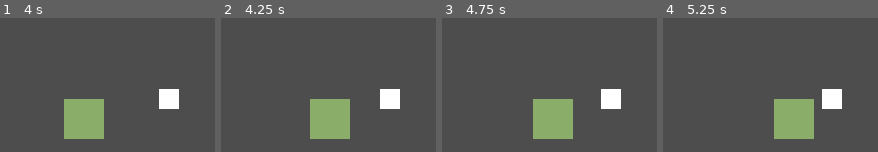
Above: before the commit, frames 1-4 (left to right).
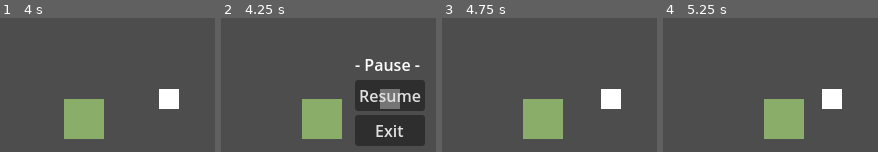
Above: after the commit, the same moments.

Repository: khg-1inf1/spiel
Game: Godot game, scene res://Spiel/game.tscn
The game is run twice, just before and just after one commit, with the same random seed, the same clock (stepped at 60 frames per second) and the same inputs. Before the commit the project starts from res://Testebenen/testraum.tscn.
Inputs (mouse positions are in pixels of both pictures, inside the frame that each line leads up to):
- Up to frame 1 (4 s): tap Enter at 0.5 s; hold D (rechts) 0.53-1.28 s; hold S (unten) 1.28-2.03 s; hold D (rechts) 2.03-2.78 s; hold W (oben) 2.78-3.53 s; hold A (links) from 3.53 s (still down)
- Up to frame 2 (4.25 s): keep holding A (links); tap Escape (ui_cancel) at 4.15 s
- Up to frame 3 (4.75 s): release A (links) at 4.25 s; click (611, 94) at 4.25 s, where only the run after the commit has a clickable "Resume"
- Up to frame 4 (5.25 s): tap Space at 5 s; hold A (links) from 5.03 s (still down)

Frame 1 is identical in both runs. In frame 2, 18% of the frame differs, in the area x 37-95%, y 30-96%; in frame 3, 2.8%; in frame 4, 2.8%.

Commit message:
Menu erstellt
drückt man:
- Esc: Spiel pausiert
- resume: Spiel geht weiter
- Exit: Fenster schließt sich

Diff:
--- /dev/null
+++ b/Spiel/game.gd
@@ -0,0 +1,17 @@
+extends Node
+
+class_name gameManager
+
+signal toggle_game_paused(is_paused : bool)
+
+var game_paused : bool = false:
+	get:
+		return game_paused
+	set(value):
+		game_paused = value
+		get_tree().paused = game_paused
+		emit_signal("toggle_game_paused", game_paused)
+
+func _input(event : InputEvent):
+	if(event.is_action_pressed("ui_cancel")):
+		game_paused =! game_paused
--- /dev/null
+++ b/Spiel/game.tscn
@@ -0,0 +1,20 @@
+[gd_scene load_steps=5 format=3 uid="uid://dqcwu346fpfq3"]
+
+[ext_resource type="Script" path="res://Spiel/game.gd" id="1_gu8pc"]
+[ext_resource type="PackedScene" uid="uid://dbc1f752iydc0" path="res://Testebenen/testraum.tscn" id="1_orcmb"]
+[ext_resource type="PackedScene" uid="uid://dxyklmkt8ar0n" path="res://Spiel/pause_menu.tscn" id="2_gwy2f"]
+[ext_resource type="Script" path="res://Spiel/pause_menu.gd" id="4_yb0di"]
+
+[node name="Game" type="Node"]
+process_mode = 3
+script = ExtResource("1_gu8pc")
+
+[node name="Testraum" parent="." instance=ExtResource("1_orcmb")]
+process_mode = 1
+
+[node name="CanvasLayer" type="CanvasLayer" parent="."]
+
+[node name="PauseMenu" parent="CanvasLayer" node_paths=PackedStringArray("game_manager") instance=ExtResource("2_gwy2f")]
+process_mode = 2
+script = ExtResource("4_yb0di")
+game_manager = NodePath("../..")
--- /dev/null
+++ b/Spiel/pause_menu.gd
@@ -0,0 +1,20 @@
+extends Control
+
+@export var game_manager : gameManager
+
+func _ready():
+	hide()
+	game_manager.connect("toggle_game_paused", _on_game_manager_paused)
+
+func _on_game_manager_paused(is_paused : bool):
+	if(is_paused):
+		show()
+	else:
+		hide()
+
+func _on_resume_pressed():
+	game_manager.game_paused = false
+
+
+func _on_exit_pressed():
+	get_tree().quit()
--- /dev/null
+++ b/Spiel/pause_menu.tscn
@@ -0,0 +1,45 @@
+[gd_scene load_steps=2 format=3 uid="uid://dxyklmkt8ar0n"]
+
+[ext_resource type="Script" path="res://Spiel/pause_menu.gd" id="1_3dr3h"]
+
+[node name="PauseMenu" type="Control"]
+layout_mode = 3
+anchors_preset = 15
+anchor_right = 1.0
+anchor_bottom = 1.0
+grow_horizontal = 2
+grow_vertical = 2
+script = ExtResource("1_3dr3h")
+
+[node name="Panel" type="Panel" parent="."]
+layout_mode = 1
+anchors_preset = 8
+anchor_left = 0.5
+anchor_top = 0.5
+anchor_right = 0.5
+anchor_bottom = 0.5
+grow_horizontal = 2
+grow_vertical = 2
+
+[node name="VBoxContainer" type="VBoxContainer" parent="Panel"]
+layout_mode = 1
+anchors_preset = 15
+anchor_right = 1.0
+anchor_bottom = 1.0
+grow_horizontal = 2
+grow_vertical = 2
+
+[node name="Label" type="Label" parent="Panel/VBoxContainer"]
+layout_mode = 2
+text = "- Pause -"
+
+[node name="Resume" type="Button" parent="Panel/VBoxContainer"]
+layout_mode = 2
+text = "Resume"
+
+[node name="Exit" type="Button" parent="Panel/VBoxContainer"]
+layout_mode = 2
+text = "Exit"
+
+[connection signal="pressed" from="Panel/VBoxContainer/Resume" to="." method="_on_resume_pressed"]
+[connection signal="pressed" from="Panel/VBoxContainer/Exit" to="." method="_on_exit_pressed"]
--- a/project.godot
+++ b/project.godot
@@ -11,7 +11,7 @@
 [application]
 
 config/name="1 Inf 1"
-run/main_scene="res://Testebenen/testraum.tscn"
+run/main_scene="res://Spiel/game.tscn"
 config/features=PackedStringArray("4.0", "GL Compatibility")
 config/icon="res://icon.svg"
 
